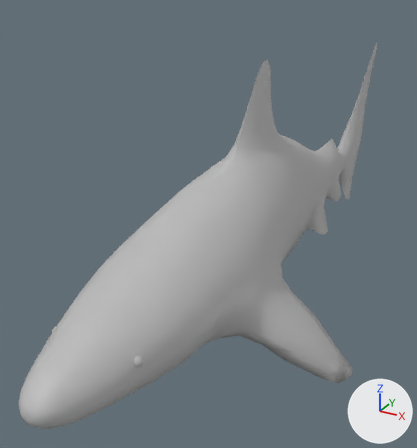
Before and after pictures for a commit that changed the FBX model Assets/3D-Modells/shark.fbx.
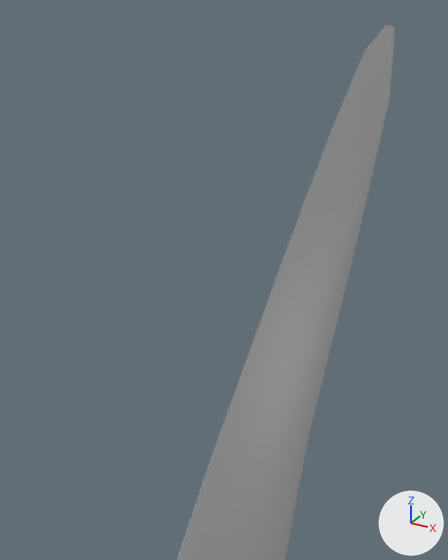
Each version appears first whole from a 50 mm lens placed at (0.0161, -0.0403, 0.0155), pointed at (-0.0042, -0.0034, -0.003), and next in a close-up from a 50 mm lens placed at (0.0015, 0.0228, 0.0082), pointed at (-0.0008, 0.0269, 0.0061). Every picture has the same lights, and +X, +Y and +Z are marked at lower right. Where no turn or scale is listed for an object, it has been applied to the vertices. Vertices at the same position are counted once.

The first close-up shows 'shark_body'.
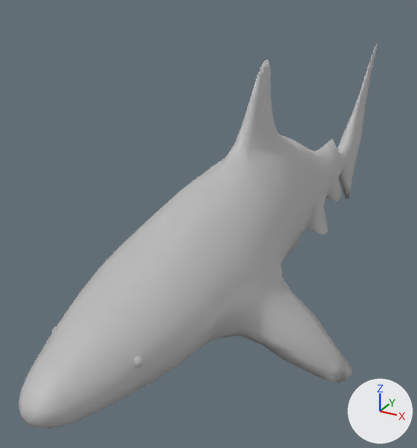
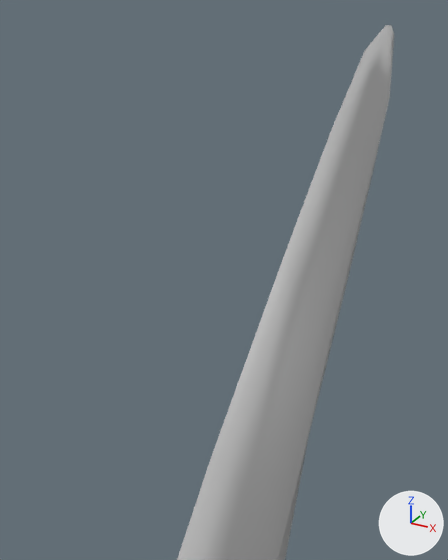
Commit message: neue shark

Where the change shows, as pixel boxes [x1, y1, x2, y2] in the close-ups (448 x 560 px; the box of a moved part takes in the faces that stretch with it):
part 1 of me_mesh_001, moved or reshaped: before [331, 38, 395, 150]; after [331, 51, 375, 150]

What changed in the scene script:
```text
Change me_mesh_001:
    where me_mesh_001.from_pydata(...)  # 817 vertices, 812 faces; spans x -0.0095..0.0095, y -0.0272..0.0284, z -0.0091..0.0099
    used by ob_shark_body; location = (0.0, 0.0, 0.0)
    verts and faces of me_mesh_001; kept vertices keep their numbers, new ones are numbered from 817
    before: 427 (0.0001, 0.028, 0.0075) at pixel (389, 96), 428 (0.0, 0.0284, 0.008) at pixel (394, 28), 431 (0.0, 0.027, 0.0074) at pixel (330, 131), 432 (0.0, 0.0276, 0.0079) at pixel (364, 50), 433 (0.0, 0.0276, 0.0079) at pixel (364, 50)
    before: 461 (0.0, 0.0284, 0.0074), 462 (0.0, 0.0284, 0.008) at pixel (394, 39), 464 (0.0001, 0.0277, 0.0078) at pixel (375, 70), 465 (0.0001, 0.0272, 0.0073) at pixel (349, 149), 790 (-0.0001, 0.028, 0.0075)
    before: 814 (-0.0001, 0.0277, 0.0078), 815 (-0.0001, 0.0272, 0.0073)
    me_mesh_001 part 1
    add delete_vertices([433, 462])  # with the faces that use them
    add faces += [(431, 465, 464, 432), (427, 461, 428), (431, 432, 814, 815), (428, 461, 790)]
```
